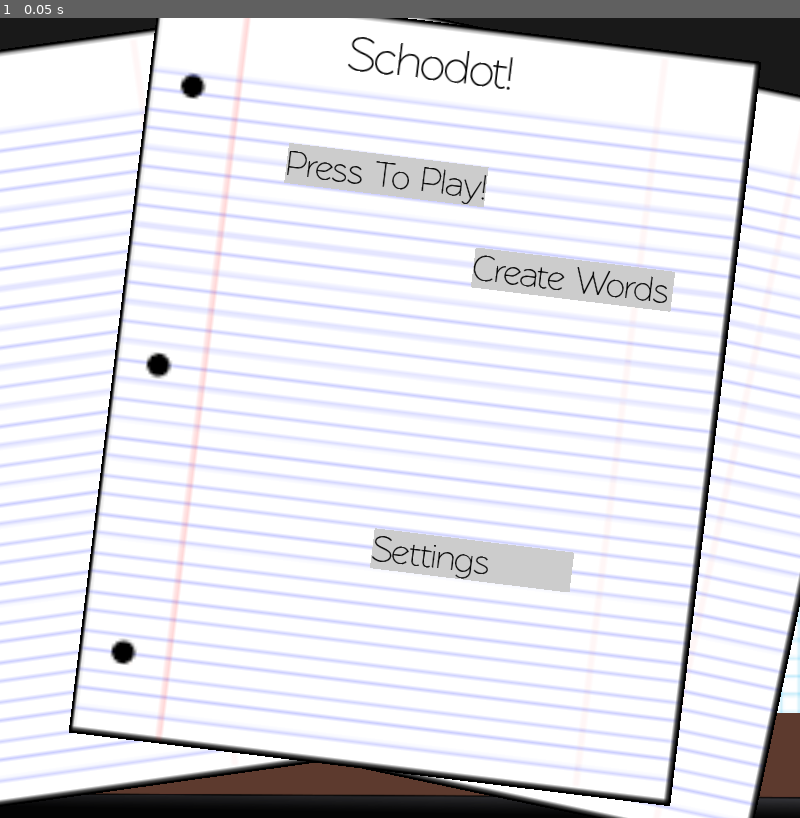
Above: before the commit, frame 1.
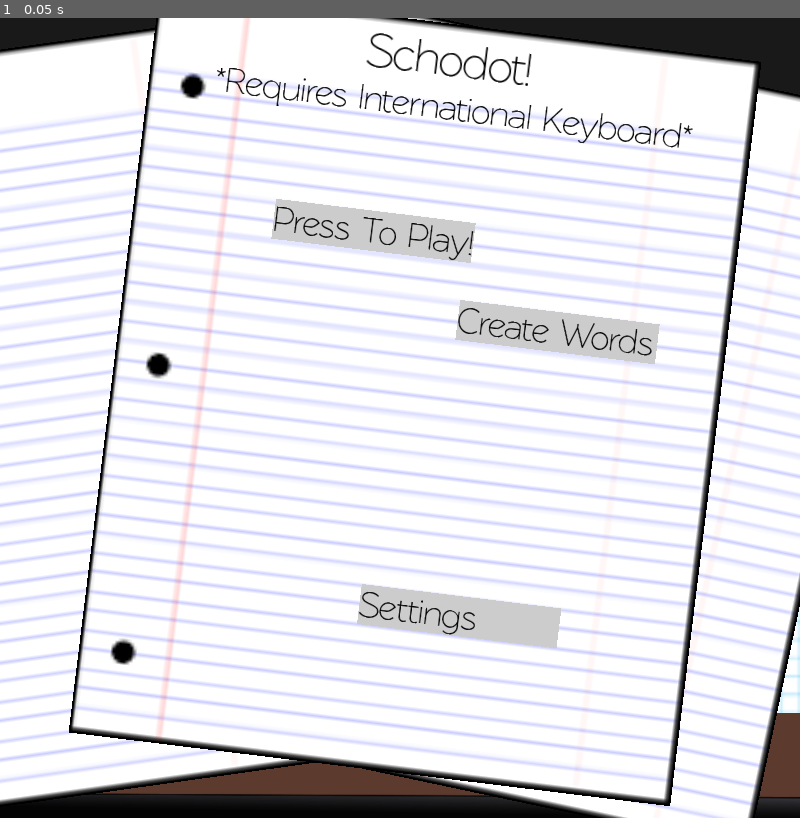
Above: after the commit, the same moment.

Repository: MasterKitten/Addicting-FlashCard-Learning
Game: Godot game, scene res://Defaults/Main Scene.tscn
Same seed, same stepped clock (60 frames per second), same inputs: the game is played once before the commit and once after it.
Inputs:
- Up to frame 1 (0.05 s): no input

The runs differ from the first frame. In frame 1, 8.5% of the frame differs, in the area x 27-87%, y 1-79%.

Commit message:
New GameMode (V.0.2.2.1)
This is going well

Diff:
--- a/Schodot/Scenes/Game Modes/Flash Card.gd
+++ b/Schodot/Scenes/Game Modes/Flash Card.gd
@@ -7,6 +7,9 @@
 var CurrentQuestion = 0
 
 func UpdateText():
+	get_node("Next").text = "Next"
+	if CurrentQuestion == SelectedQuestions.size() - 1:
+		get_node("Next").text = "Finish"
 	if Flipped == true && CurrentQuestion != SelectedQuestions.size():
 		get_node("Label").text = SelectedAnswers[CurrentQuestion]
 		get_node("Label2").text = "Answer:"
@@ -27,10 +30,6 @@
 	if CurrentQuestion == SelectedQuestions.size():
 		get_parent().get_node("Selecting Practice").BackToLevel()
 		queue_free()
-	if CurrentQuestion == SelectedQuestions.size() - 1:
-		get_node("Next").text = "Finish"
-	else:
-		get_node("Next").text = "Next"
 	get_node("Back").visible = true
 	UpdateText()
 
--- /dev/null
+++ b/Schodot/Scenes/Game Modes/Typing.gd
@@ -0,0 +1,22 @@
+extends TextureRect
+
+var SelectedQuestions = []
+var SelectedAnswers = []
+
+func UpdateText():
+	if SelectedQuestions.size() == 0 && SelectedAnswers.size() == 0:
+		get_parent().get_node("Selecting Practice").BackToLevel()
+		queue_free()
+	else:
+		get_node("Question").text = SelectedQuestions[0]
+	get_node("LineEdit").text = ""
+
+func _on_LineEdit_text_entered(new_text):
+	if SelectedAnswers[0].to_lower() == new_text.to_lower():
+		get_node("Correct?").text = "Correct!"
+	else:
+		get_node("Correct?").text = "Wrong!"
+	get_node("Answer").text = "Answer: " + SelectedAnswers[0]
+	SelectedAnswers.remove(0)
+	SelectedQuestions.remove(0)
+	UpdateText()
--- /dev/null
+++ b/Schodot/Scenes/Game Modes/Typing.tscn
@@ -0,0 +1,56 @@
+[gd_scene load_steps=5 format=2]
+
+[ext_resource path="res://Images/Learning-Area.png" type="Texture" id=1]
+[ext_resource path="res://Scenes/Game Modes/Typing.gd" type="Script" id=2]
+[ext_resource path="res://Font/Rawengulksans.tres" type="DynamicFont" id=3]
+[ext_resource path="res://Audio/Music/Top-Gear-Bordeaux.ogg" type="AudioStream" id=4]
+
+[node name="Typing" type="TextureRect"]
+margin_right = 800.0
+margin_bottom = 857.0
+texture = ExtResource( 1 )
+expand = true
+script = ExtResource( 2 )
+
+[node name="Question" type="Label" parent="."]
+margin_top = 37.0
+margin_right = 800.0
+margin_bottom = 237.0
+custom_fonts/font = ExtResource( 3 )
+text = "Question"
+align = 1
+valign = 1
+autowrap = true
+
+[node name="LineEdit" type="LineEdit" parent="."]
+margin_left = 3.0
+margin_top = 305.0
+margin_right = 798.0
+margin_bottom = 370.0
+custom_fonts/font = ExtResource( 3 )
+placeholder_text = "Enter Your Answer Here."
+
+[node name="Correct\?" type="Label" parent="."]
+margin_top = 400.0
+margin_right = 800.0
+margin_bottom = 500.0
+custom_fonts/font = ExtResource( 3 )
+align = 1
+valign = 1
+autowrap = true
+
+[node name="Answer" type="Label" parent="."]
+margin_top = 500.0
+margin_right = 800.0
+margin_bottom = 700.0
+custom_fonts/font = ExtResource( 3 )
+align = 1
+valign = 1
+autowrap = true
+
+[node name="Music" type="AudioStreamPlayer" parent="."]
+stream = ExtResource( 4 )
+volume_db = -5.0
+autoplay = true
+
+[connection signal="text_entered" from="LineEdit" to="." method="_on_LineEdit_text_entered"]
--- a/Schodot/Scenes/Main Menu.tscn
+++ b/Schodot/Scenes/Main Menu.tscn
@@ -73,10 +73,10 @@
 anchor_left = 0.5
 anchor_right = 0.5
 anchor_bottom = 0.3
-margin_left = -56.0686
-margin_top = 4.89406
-margin_right = 137.931
-margin_bottom = -12.1059
+margin_left = -49.8638
+margin_top = 3.46052
+margin_right = 144.136
+margin_bottom = -14.5395
 rect_scale = Vector2( 0.33, 0.33 )
 rect_pivot_offset = Vector2( 30, 0 )
 custom_colors/default_color = Color( 0, 0, 0, 1 )
@@ -84,10 +84,10 @@
 text = "Schodot!"
 
 [node name="ColorRect" type="ColorRect" parent="."]
-margin_left = 49.0976
-margin_top = 46.1758
-margin_right = 149.098
-margin_bottom = 66.1758
+margin_left = 46.9166
+margin_top = 65.1009
+margin_right = 146.917
+margin_bottom = 85.1009
 rect_scale = Vector2( 0.67, 0.67 )
 color = Color( 0.803922, 0.803922, 0.803922, 1 )
 
@@ -109,10 +109,10 @@
 align = 1
 
 [node name="ColorRect2" type="ColorRect" parent="."]
-margin_left = 114.669
-margin_top = 72.5231
-margin_right = 214.669
-margin_bottom = 92.5231
+margin_left = 112.488
+margin_top = 91.4482
+margin_right = 212.488
+margin_bottom = 111.448
 rect_scale = Vector2( 0.67, 0.67 )
 color = Color( 0.803922, 0.803922, 0.803922, 1 )
 
@@ -134,10 +134,10 @@
 align = 1
 
 [node name="ColorRect3" type="ColorRect" parent="."]
-margin_left = 93.4404
-margin_top = 170.215
-margin_right = 193.44
-margin_bottom = 190.215
+margin_left = 91.2594
+margin_top = 189.14
+margin_right = 191.259
+margin_bottom = 209.14
 rect_scale = Vector2( 0.67, 0.67 )
 color = Color( 0.803922, 0.803922, 0.803922, 1 )
 
@@ -162,6 +162,20 @@
 anims/RESET = SubResource( 2 )
 anims/Slide = SubResource( 1 )
 
+[node name="RichTextLabel2" type="RichTextLabel" parent="."]
+anchor_left = 0.5
+anchor_right = 0.5
+anchor_bottom = 0.3
+margin_left = -101.459
+margin_top = 20.8782
+margin_right = 598.541
+margin_bottom = 65.8782
+rect_scale = Vector2( 0.25, 0.25 )
+rect_pivot_offset = Vector2( 30, 0 )
+custom_colors/default_color = Color( 0, 0, 0, 1 )
+custom_fonts/normal_font = ExtResource( 3 )
+text = "*Requires International Keyboard*"
+
 [connection signal="pressed" from="ColorRect/Play" to="." method="_on_Play_pressed"]
 [connection signal="pressed" from="ColorRect2/Magic" to="." method="_on_Magic_pressed"]
 [connection signal="pressed" from="ColorRect3/Setting" to="." method="_on_Setting_pressed"]
--- a/Schodot/Scenes/Selecting Practice.gd
+++ b/Schodot/Scenes/Selecting Practice.gd
@@ -11,6 +11,7 @@
 
 export (PackedScene) var QuizScene
 export (PackedScene) var FlashScene
+export (PackedScene) var TypingScene
 
 var ItemToDo = 0
 
@@ -28,24 +29,16 @@
 		i += 1
 
 func _on_Quiz_pressed():
-	InsertThings()
-	var Item = QuizScene.instance()
-	get_parent().get_node(".").add_child(Item)
-	Item.SelectedQuestions = SelectedQuestions
-	Item.SelectedAnswers = SelectedAnswers
-	Item.UpdateText()
-	GoToGame()
+	ItemSpawn(QuizScene)
 
 func _on_Flash_pressed():
-	InsertThings()
-	var Item = FlashScene.instance()
-	get_parent().add_child(Item)
-	Item.SelectedQuestions = SelectedQuestions
-	Item.SelectedAnswers = SelectedAnswers
-	Item.UpdateText()
-	GoToGame()
+	ItemSpawn(FlashScene)
 
-func InsertThings():
+func _on_Learning_pressed():
+	ItemSpawn(TypingScene)
+
+# Seperate function to stop broken code
+func ItemSpawn(Instance):
 	var i = 0
 	SelectedAnswers = []
 	SelectedQuestions = []
@@ -58,6 +51,12 @@
 		var Thing = Answers[ItemToDo][i]
 		SelectedAnswers.append(Thing)
 		i += 1
+	var Item = Instance.instance()
+	get_parent().add_child(Item)
+	Item.SelectedQuestions = SelectedQuestions
+	Item.SelectedAnswers = SelectedAnswers
+	Item.UpdateText()
+	GoToGame()
 
 func Popups(ItemThing):
 	ItemToDo = ItemThing
--- a/Schodot/Scenes/Selecting Practice.tscn
+++ b/Schodot/Scenes/Selecting Practice.tscn
@@ -7,6 +7,7 @@
 [ext_resource path="res://Font/Rawengulksans.tres" type="DynamicFont" id=5]
 [ext_resource path="res://Audio/Music/Duck-and-Cover-trimmed.ogg" type="AudioStream" id=6]
 [ext_resource path="res://Scenes/Game Modes/Flash Card.tscn" type="PackedScene" id=7]
+[ext_resource path="res://Scenes/Game Modes/Typing.tscn" type="PackedScene" id=8]
 
 [node name="Selecting Practice" type="TextureRect"]
 margin_left = 800.0
@@ -20,6 +21,7 @@
 Butt = ExtResource( 3 )
 QuizScene = ExtResource( 4 )
 FlashScene = ExtResource( 7 )
+TypingScene = ExtResource( 8 )
 
 [node name="HFlowContainer" type="HFlowContainer" parent="."]
 margin_left = 1.52588e-05
@@ -50,9 +52,9 @@
 
 [node name="Quiz" type="Button" parent="WindowDialog"]
 margin_left = 43.0
-margin_top = 14.0
+margin_top = 10.0
 margin_right = 125.0
-margin_bottom = 34.0
+margin_bottom = 30.0
 text = "Quiz Mode"
 
 [node name="Flash" type="Button" parent="WindowDialog"]
@@ -61,6 +63,13 @@
 margin_right = 125.0
 margin_bottom = 60.0
 text = "Flash Cards"
+
+[node name="Learning" type="Button" parent="WindowDialog"]
+margin_left = 39.0
+margin_top = 70.0
+margin_right = 131.0
+margin_bottom = 90.0
+text = "Typing Mode"
 
 [node name="Music" type="AudioStreamPlayer" parent="."]
 stream = ExtResource( 6 )
@@ -71,3 +80,4 @@
 [connection signal="pressed" from="Quit" to="." method="_on_Quit_pressed"]
 [connection signal="pressed" from="WindowDialog/Quiz" to="." method="_on_Quiz_pressed"]
 [connection signal="pressed" from="WindowDialog/Flash" to="." method="_on_Flash_pressed"]
+[connection signal="pressed" from="WindowDialog/Learning" to="." method="_on_Learning_pressed"]
Not shown, added: Schodot/Audio/Music/Top-Gear-Bordeaux.ogg.import
Binary file added: Schodot/Images/Learning-Area.png
Not shown, added: Schodot/Images/Learning-Area.png.import
Not shown: 1 places in Schodot/Scenes/Selecting Practice.tscn that only renumber resources
Not shown, changed: Schodot/export_presets.cfg
Not shown, added: Schodot/Audio/Music/Top-Gear-Bordeaux.ogg
